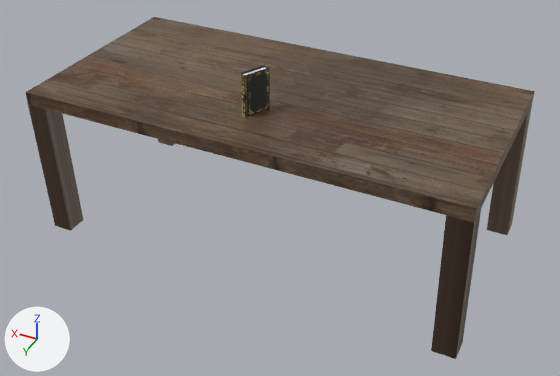
What one commit did to the Blender file Book/book.blend.
Rendered twice from a 50 mm camera at (-13.7, 25.3, 23.7) aimed at (-0.5, -1.3, 4.0). Every picture has the same lights, and +X, +Y and +Z are marked at lower left.

In view in the first picture: 'Cylinder', 'LongTable'.
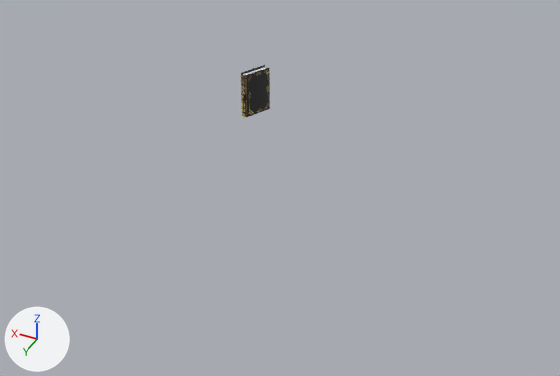
The newer file is also turned or shifted as a whole; pictures and numbers use the older file's frame.

What changed in the scene script:
```text
Remove ob_longtable:
    ob_longtable = bpy.data.objects.new('LongTable', me_cube)
    ob_longtable.location = (0.0, -2.3, 8.0)
    ob_longtable.scale = (10.0, 5.0, 0.3)
```

Changed parts and their boxes (x1, y1, x2, y2) in the pictures (560 x 376 px):
'LongTable', deleted (brown): before (25, 17, 535, 359)
